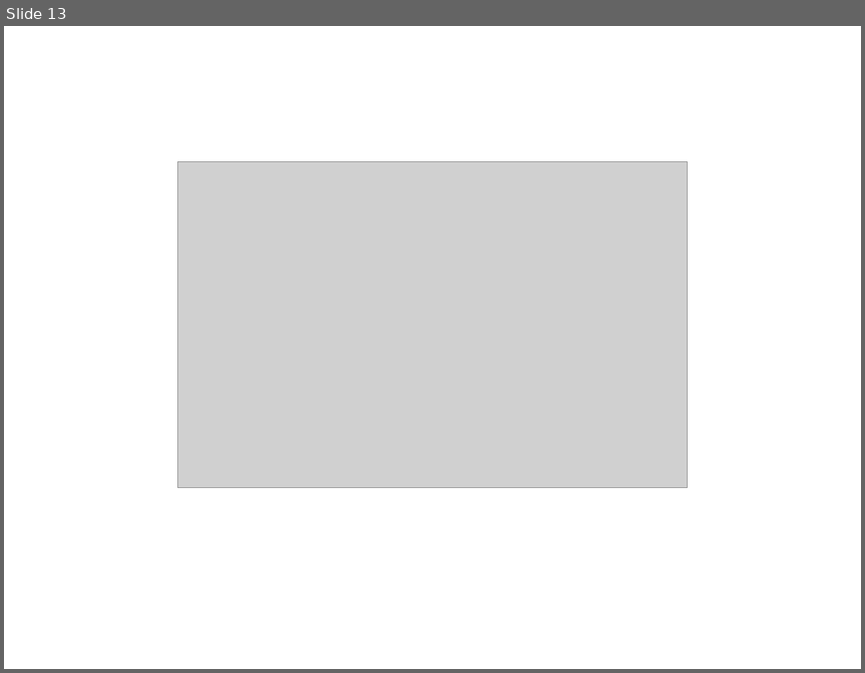
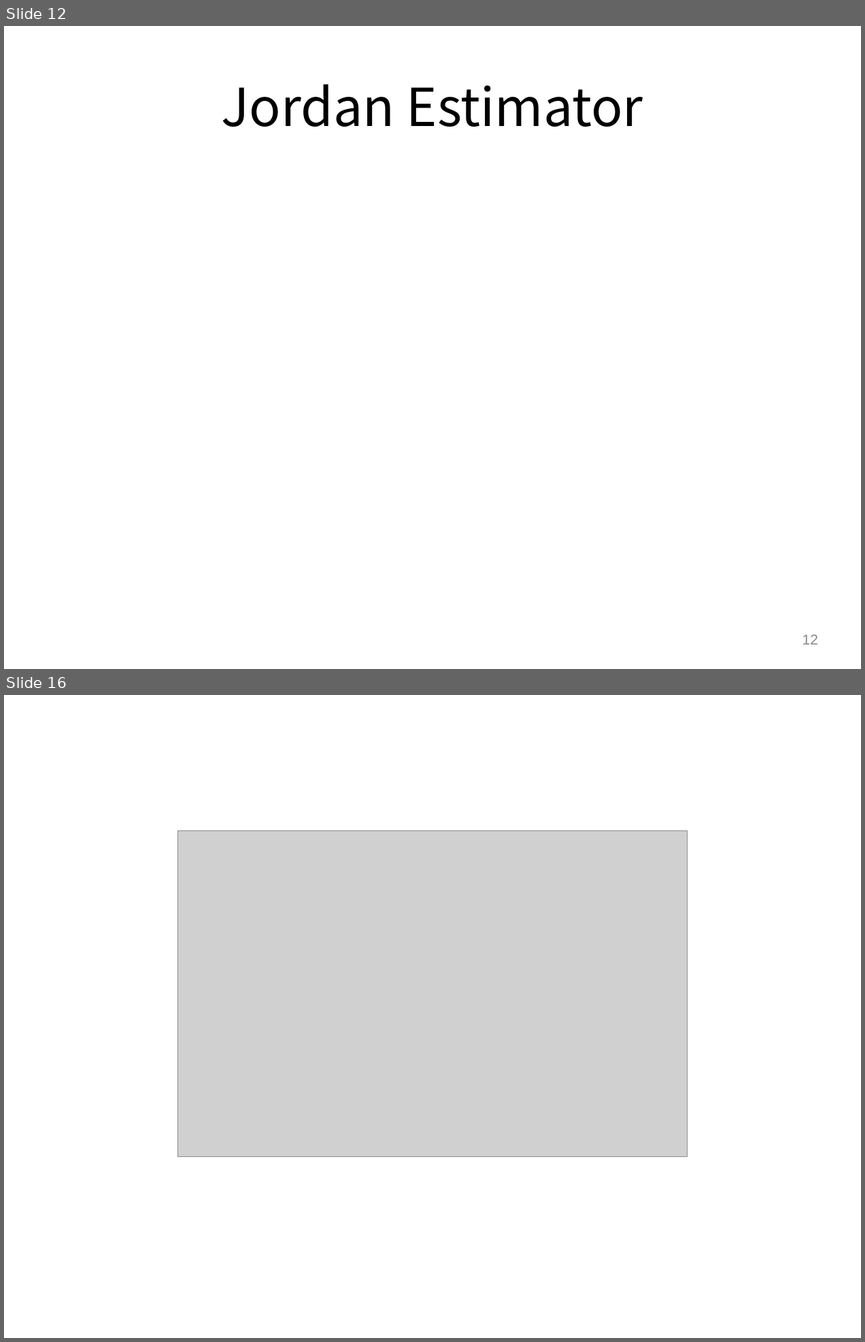
Before and after one commit to gfanti/anonymous-social-networks, a slide deck: presentation/presentation.pptx. Shown one above the other, each under a label of ours: slide 13 before the commit, slides 12 and 16 after it; the slides between them are not shown. The pictures are 865x673 and 865x1342 pixels, drawn with LibreOffice and Linux fonts; fonts in the diff are those of the drawing; grey boxes stand for pictures. Boxes give left, top, right and bottom in pixels: in the first picture for what was removed or moved away, otherwise in the second. Text is boxed around its words. In the diff, an @@ line names an element or a change of style, - is before the commit and + after.

```diff
--- a/presentation/presentation.pptx
+++ b/presentation/presentation.pptx
@@ slide 12 added at box(4, 26, 861, 669), background #FFFFFF @@
@@ title added at box(222, 84, 643, 127), 44 pt, text #000000 @@
+Jordan Estimator
@@ page number added at box(802, 634, 818, 644), 12 pt, text #888888 @@
+12
@@ what was slide 13 is now slide 16 @@
```
Also in this commit, not shown: 10 slides changed, 4 other slides added, 2 slides removed.
